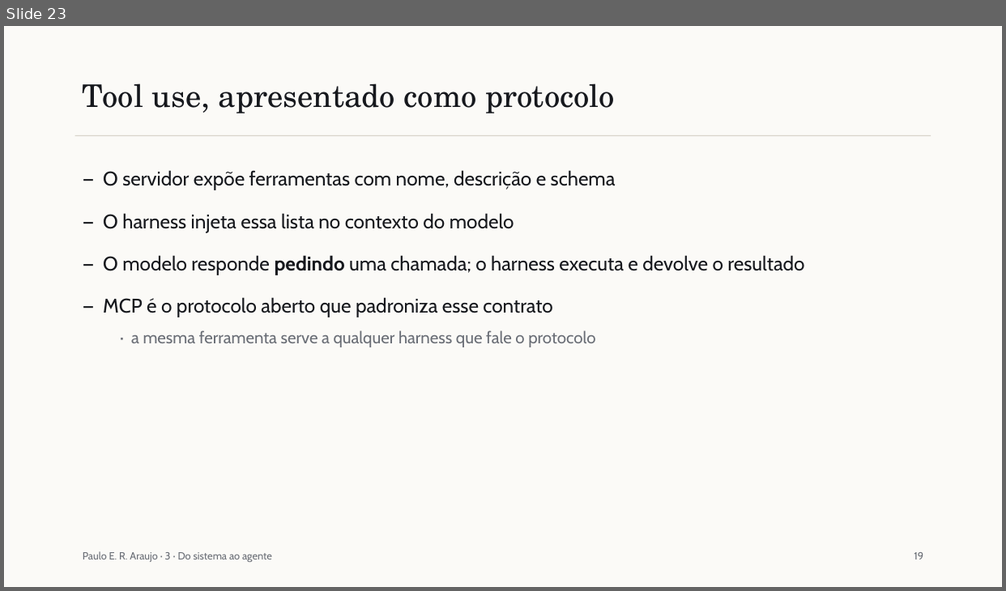
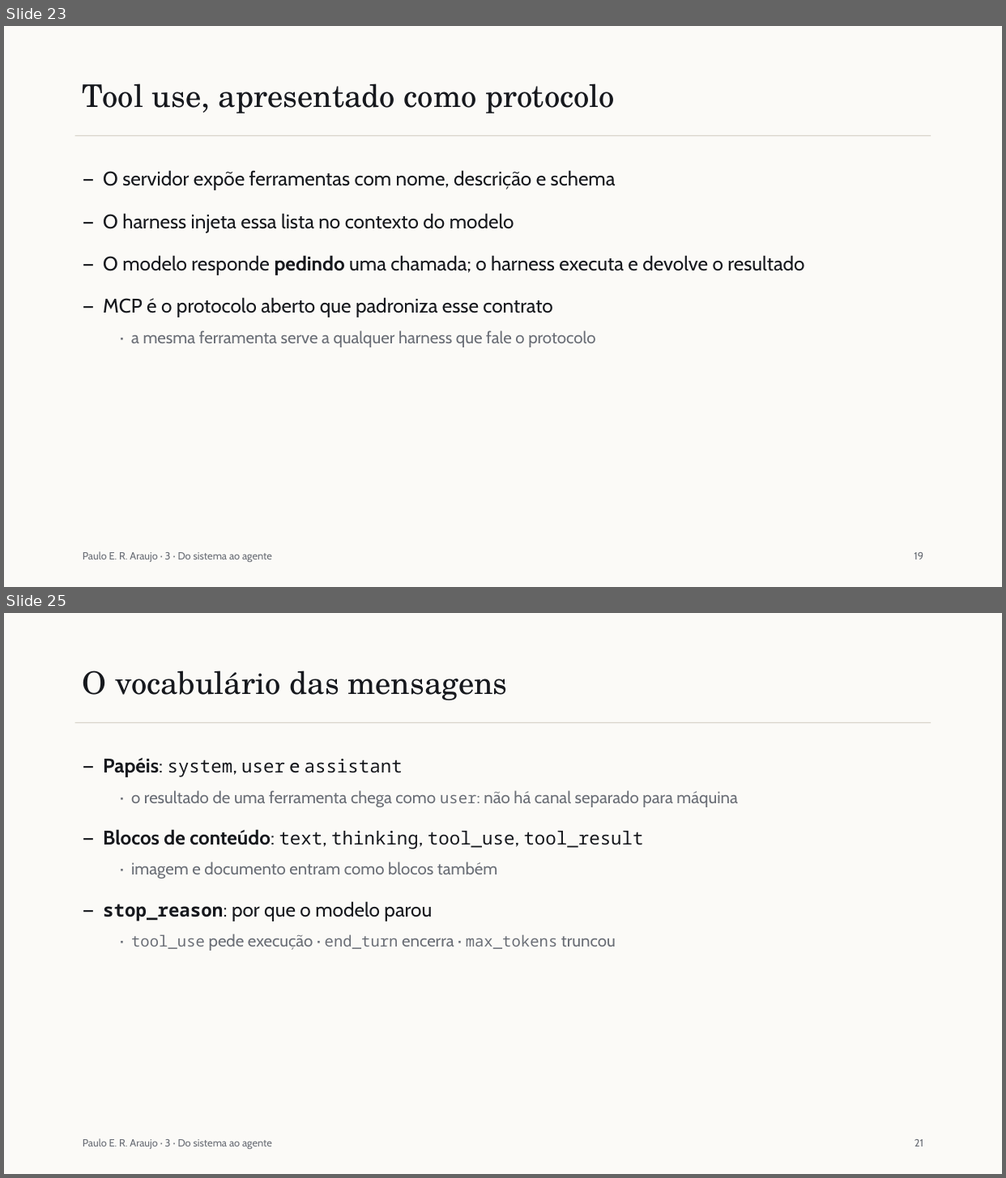
Before and after one commit to pumba-dev/claude-guide, a slide deck: slides/saida/aula-1.pptx. Shown one above the other, each under a label of ours: slide 23 before the commit, slides 23 and 25 after it; the slides between them are not shown. The pictures are 1006x591 and 1006x1178 pixels, drawn with LibreOffice and Linux fonts; fonts in the diff are those of the drawing. Boxes give left, top, right and bottom in pixels: in the first picture for what was removed or moved away, otherwise in the second. Text is boxed around its words. In the diff, an @@ line names an element or a change of style, - is before the commit and + after.

Commit message:
feat: teach the message types exchanged between harness and model
Adds a figure of a full turn (request, tool_use with stop_reason, tool_result,
end_turn) plus slides on roles, content blocks and the rules the harness
follows. Also fixes nested bold+code parsing in the deck builder.

```diff
--- a/slides/saida/aula-1.pptx
+++ b/slides/saida/aula-1.pptx
@@ slide 25 added at <box>4,613,1002,1174</box>, background #FBFAF7 @@
@@ text added at <box>83,671,508,700</box>, 30 pt, text #16181D @@
+O vocabulário das mensagens
@@ rectangle added at <box>75,722,931,723</box>, fill #D8D4CB @@
@@ text added at <box>103,758,737,951</box>, 16 pt, text #6A6E76 @@
+— Papéis: system, user e assistant
+  · o resultado de uma ferramenta chega como user: não há canal separado para máquina
+— Blocos de conteúdo: text, thinking, tool_use, tool_result
+  · imagem e documento entram como blocos também
+— stop_reason: por que o modelo parou
+  · tool_use pede execução · end_turn encerra · max_tokens truncou
@@ text added at <box>83,1139,272,1149</box>, 10 pt, text #6A6E76 @@
+Paulo E. R. Araujo · 3 · Do sistema ao agente
@@ text added at <box>914,1139,923,1147</box>, 10 pt, text #6A6E76 @@
+21
```
Also in this commit, not shown: 17 slides changed, 2 other slides added, 5 other files.
